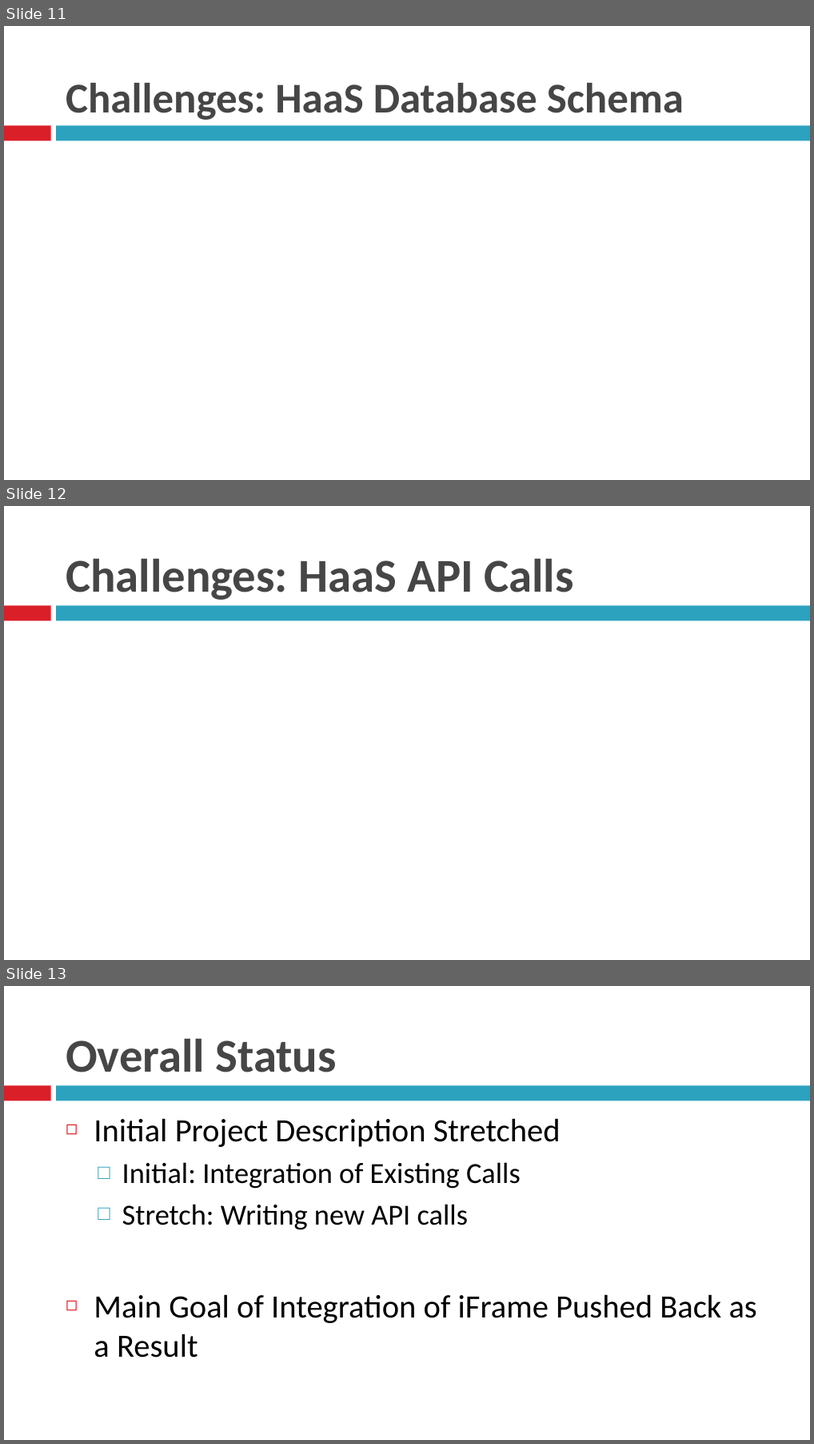
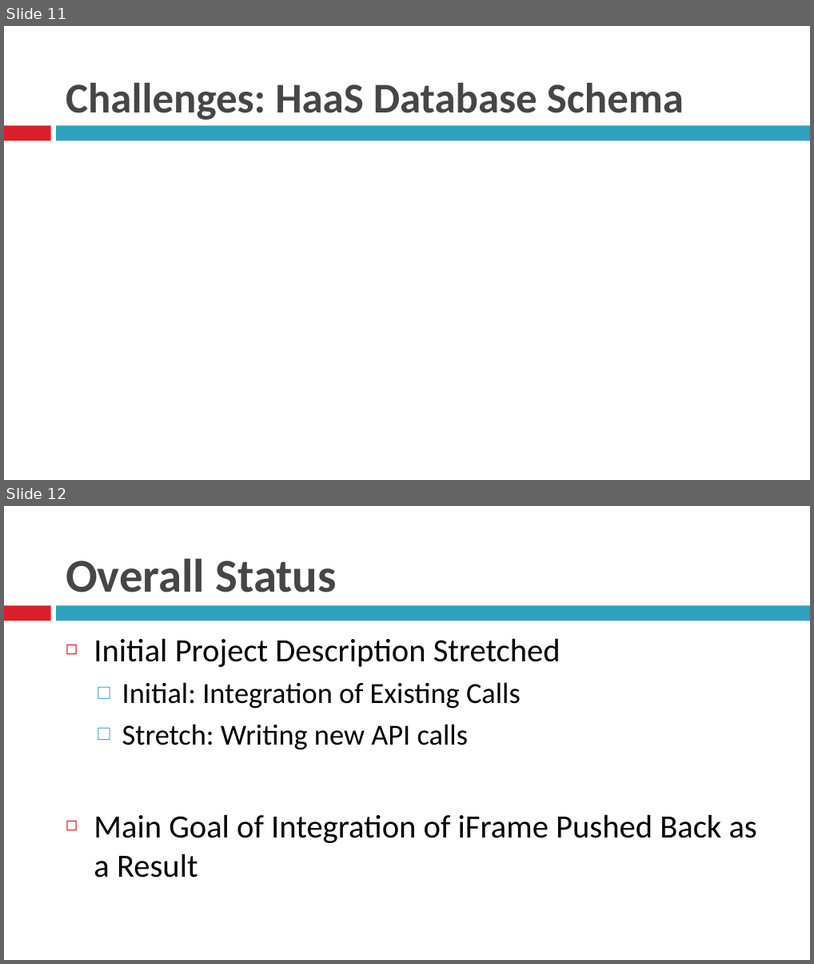
Before and after one commit to BU-EC500-SP15/moc-gui-plugins, a slide deck: MOCUIPlugin-Demo4.pptx. Shown one above the other, each under a label of ours: slides 11, 12 and 13 before the commit, slides 11 and 12 after it. The pictures are 814x1444 and 814x964 pixels, drawn with LibreOffice and Linux fonts; fonts in the diff are those of the drawing. Boxes give left, top, right and bottom in pixels: in the first picture for what was removed or moved away, otherwise in the second. Text is boxed around its words. In the diff, an @@ line names an element or a change of style, - is before the commit and + after.

Commit message:
Slides for Demo 4

```diff
--- a/MOCUIPlugin-Demo4.pptx
+++ b/MOCUIPlugin-Demo4.pptx
@@ slide 12 removed at box(4, 506, 810, 960), background #FFFFFF; not listed: 2 template elements that a slide beside it also shows @@
@@ title removed at box(66, 558, 574, 600) @@
-Challenges: HaaS API Calls
@@ what was slide 13 is now slide 12 @@
```
